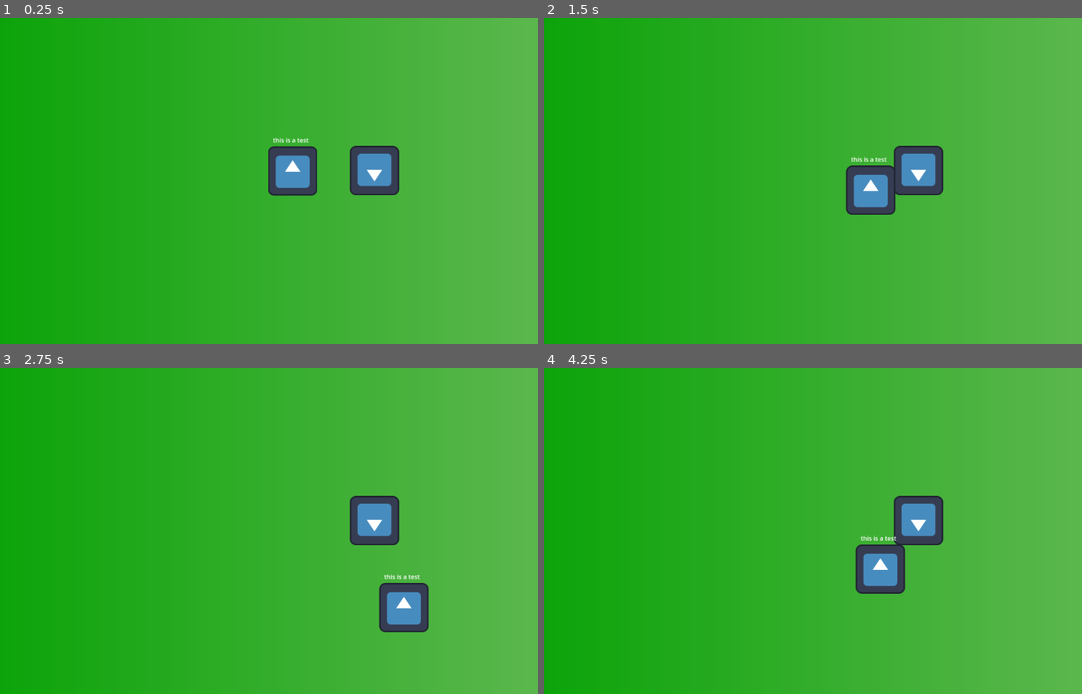
Above: before the commit, frames 1-4 (two rows, left to right).
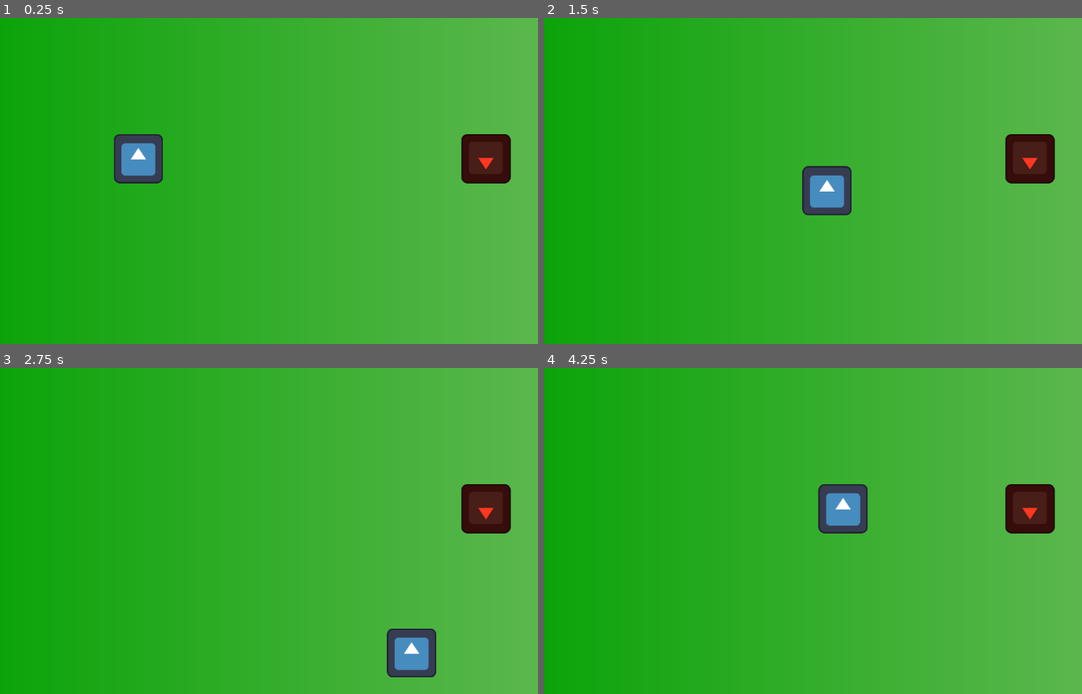
Above: after the commit, the same moments.

Repository: SussexPAL/gamedev-workshop-undertale
Game: Godot game, scene res://scenes/first_scene.tscn
The game is run twice, just before and just after one commit, with the same random seed, the same clock (stepped at 60 frames per second) and the same inputs. The engine's default icon, where the game draws it, is replaced by a stand-in: a white triangle on a blue panel in a dark square.
Inputs:
- Up to frame 1 (0.25 s): no input
- Up to frame 2 (1.5 s): tap Enter at 0.5 s; hold D (move_right) 0.53-1.28 s; tap F (interact, bound only after the commit) at 0.6, 1.35 s; hold S (move_down) from 1.28 s (still down)
- Up to frame 3 (2.75 s): release S (move_down) at 2.03 s; hold D (move_right) from 2.03 s (still down); tap F (interact, bound only after the commit) at 2.1 s
- Up to frame 4 (4.25 s): release D (move_right) at 2.78 s; hold W (move_up) 2.78-3.53 s; tap F (interact, bound only after the commit) at 2.85, 3.6 s; hold A (move_left) from 3.53 s (still down)

The runs differ from the first frame. In frame 1, 5.6% of the frame differs, in the area x 21-95%, y 35-55%; in frame 2, 5.4%; in frame 3, 5.5%; in frame 4, 5.6%, in the area x 50-95%, y 35-70%.

Commit message:
Add SignalManager, InteractableArea, and some refactoring

Diff:
--- a/project.godot
+++ b/project.godot
@@ -14,6 +14,14 @@
 run/main_scene="uid://baqji3wqh34ny"
 config/features=PackedStringArray("4.5", "GL Compatibility")
 config/icon="res://icon.svg"
+
+[autoload]
+
+SignalManager="*res://scripts/SignalManager.gd"
+
+[global_group]
+
+Player=""
 
 [input]
 
@@ -37,6 +45,21 @@
 "events": [Object(InputEventKey,"resource_local_to_scene":false,"resource_name":"","device":-1,"window_id":0,"alt_press …(192 unchanged characters)…
 ]
 }
+interact={
+"deadzone": 0.2,
+"events": [Object(InputEventKey,"resource_local_to_scene":false,"resource_name":"","device":-1,"window_id":0,"alt_pressed":false,"shift_pressed":false,"ctrl_pressed":false,"meta_pressed":false,"pressed":false,"keycode":0,"physical_keycode":70,"key_label":0,"unicode":102,"location":0,"echo":false,"script":null)
+]
+}
+rotate_left={
+"deadzone": 0.2,
+"events": [Object(InputEventKey,"resource_local_to_scene":false,"resource_name":"","device":-1,"window_id":0,"alt_pressed":false,"shift_pressed":false,"ctrl_pressed":false,"meta_pressed":false,"pressed":false,"keycode":0,"physical_keycode":81,"key_label":0,"unicode":113,"location":0,"echo":false,"script":null)
+]
+}
+rotate_right={
+"deadzone": 0.2,
+"events": [Object(InputEventKey,"resource_local_to_scene":false,"resource_name":"","device":-1,"window_id":0,"alt_pressed":false,"shift_pressed":false,"ctrl_pressed":false,"meta_pressed":false,"pressed":false,"keycode":0,"physical_keycode":69,"key_label":0,"unicode":101,"location":0,"echo":false,"script":null)
+]
+}
 
 [physics]
 
--- a/scenes/first_scene.tscn
+++ b/scenes/first_scene.tscn
@@ -1,7 +1,10 @@
-[gd_scene load_steps=6 format=3 uid="uid://baqji3wqh34ny"]
-
+[gd_scene load_steps=16 format=3 uid="uid://baqji3wqh34ny"]
+
+[ext_resource type="Script" uid="uid://wmnvbygpv4n6" path="res://scripts/NPC.gd" id="1_h1gsm"]
 [ext_resource type="Texture2D" uid="uid://dua71w0eg8th2" path="res://icon.svg" id="1_j4aoe"]
-[ext_resource type="Script" uid="uid://cuwk8lux24ovw" path="res://scripts/player_movement.gd" id="2_j4aoe"]
+[ext_resource type="Script" uid="uid://bkdhrx6w385ky" path="res://scripts/InteractableArea.gd" id="2_cmunl"]
+[ext_resource type="Script" uid="uid://cuwk8lux24ovw" path="res://scripts/Player.gd" id="2_j4aoe"]
+[ext_resource type="FontFile" uid="uid://buwy42dx6d2lq" path="res://fonts/Minecraft.ttf" id="3_d3xhb"]
 
 [sub_resource type="Gradient" id="Gradient_j4aoe"]
 colors = PackedColorArray(0, 0.6313726, 0, 1, 0.3721201, 0.72204155, 0.31473503, 1)
@@ -11,6 +14,132 @@
 
 [sub_resource type="RectangleShape2D" id="RectangleShape2D_j4aoe"]
 size = Vector2(121.67833, 125.87413)
+
+[sub_resource type="Animation" id="Animation_66tf5"]
+resource_name = "pulse"
+length = 0.13333668
+tracks/0/type = "value"
+tracks/0/imported = false
+tracks/0/enabled = true
+tracks/0/path = NodePath(".:scale")
+tracks/0/interp = 2
+tracks/0/loop_wrap = true
+tracks/0/keys = {
+"times": PackedFloat32Array(0, 0.033333335, 0.13333334),
+"transitions": PackedFloat32Array(1, 1, 1),
+"update": 0,
+"values": [Vector2(1, 1), Vector2(1.285, 1.285), Vector2(1, 1)]
+}
+
+[sub_resource type="Animation" id="Animation_hsfv8"]
+length = 0.001
+tracks/0/type = "value"
+tracks/0/imported = false
+tracks/0/enabled = true
+tracks/0/path = NodePath(".:scale")
+tracks/0/interp = 1
+tracks/0/loop_wrap = true
+tracks/0/keys = {
+"times": PackedFloat32Array(0),
+"transitions": PackedFloat32Array(1),
+"update": 0,
+"values": [Vector2(1, 1)]
+}
+
+[sub_resource type="AnimationLibrary" id="AnimationLibrary_opxuv"]
+_data = {
+&"RESET": SubResource("Animation_hsfv8"),
+&"pulse": SubResource("Animation_66tf5")
+}
+
+[sub_resource type="CircleShape2D" id="CircleShape2D_j4aoe"]
+radius = 161.37534
+
+[sub_resource type="Animation" id="Animation_h1gsm"]
+length = 0.001
+tracks/0/type = "value"
+tracks/0/imported = false
+tracks/0/enabled = true
+tracks/0/path = NodePath("Node2D:position")
+tracks/0/interp = 1
+tracks/0/loop_wrap = true
+tracks/0/keys = {
+"times": PackedFloat32Array(0),
+"transitions": PackedFloat32Array(1),
+"update": 0,
+"values": [Vector2(0, 0)]
+}
+tracks/1/type = "value"
+tracks/1/imported = false
+tracks/1/enabled = true
+tracks/1/path = NodePath("Node2D:scale")
+tracks/1/interp = 1
+tracks/1/loop_wrap = true
+tracks/1/keys = {
+"times": PackedFloat32Array(0),
+"transitions": PackedFloat32Array(1),
+"update": 0,
+"values": [Vector2(1, 1)]
+}
+tracks/2/type = "value"
+tracks/2/imported = false
+tracks/2/enabled = true
+tracks/2/path = NodePath("Node2D:rotation")
+tracks/2/interp = 1
+tracks/2/loop_wrap = true
+tracks/2/keys = {
+"times": PackedFloat32Array(0),
+"transitions": PackedFloat32Array(1),
+"update": 0,
+"values": [0.0]
+}
+
+[sub_resource type="Animation" id="Animation_d3xhb"]
+resource_name = "float"
+length = 7.0
+loop_mode = 1
+tracks/0/type = "value"
+tracks/0/imported = false
+tracks/0/enabled = true
+tracks/0/path = NodePath("Node2D:position")
+tracks/0/interp = 2
+tracks/0/loop_wrap = true
+tracks/0/keys = {
+"times": PackedFloat32Array(0, 3.3, 6.9666667),
+"transitions": PackedFloat32Array(1, 1, 1),
+"update": 0,
+"values": [Vector2(0, 0), Vector2(0, -6.745), Vector2(0, 0)]
+}
+tracks/1/type = "value"
+tracks/1/imported = false
+tracks/1/enabled = true
+tracks/1/path = NodePath("Node2D:scale")
+tracks/1/interp = 2
+tracks/1/loop_wrap = true
+tracks/1/keys = {
+"times": PackedFloat32Array(0, 2.5666666, 7),
+"transitions": PackedFloat32Array(1, 1, 1),
+"update": 0,
+"values": [Vector2(1, 1), Vector2(1.05, 1.05), Vector2(1, 1)]
+}
+tracks/2/type = "value"
+tracks/2/imported = false
+tracks/2/enabled = true
+tracks/2/path = NodePath("Node2D:rotation")
+tracks/2/interp = 2
+tracks/2/loop_wrap = true
+tracks/2/keys = {
+"times": PackedFloat32Array(0, 3.4333334, 7),
+"transitions": PackedFloat32Array(1, 1, 1),
+"update": 0,
+"values": [0.0, 0.01745329251994329, 0.0]
+}
+
+[sub_resource type="AnimationLibrary" id="AnimationLibrary_66tf5"]
+_data = {
+&"RESET": SubResource("Animation_h1gsm"),
+&"float": SubResource("Animation_d3xhb")
+}
 
 [node name="Scene" type="Node2D"]
 physics_interpolation_mode = 1
@@ -24,33 +153,68 @@
 position = Vector2(34, -2)
 scale = Vector2(1.3986014, 1.3986014)
 zoom = Vector2(0.765, 0.765)
-
-[node name="StaticBody2D" type="StaticBody2D" parent="."]
-position = Vector2(363, -29)
+process_callback = 0
+
+[node name="NPC_Jeremy" type="CharacterBody2D" parent="." node_paths=PackedStringArray("anim")]
+position = Vector2(652, -60)
+script = ExtResource("1_h1gsm")
+anim = NodePath("AnimationPlayer")
 metadata/_edit_group_ = true
 
-[node name="CollisionShape2D" type="CollisionShape2D" parent="StaticBody2D"]
+[node name="Collider" type="CollisionShape2D" parent="NPC_Jeremy"]
 shape = SubResource("RectangleShape2D_j4aoe")
 
-[node name="Sprite2D" type="Sprite2D" parent="StaticBody2D"]
+[node name="Sprite2D" type="Sprite2D" parent="NPC_Jeremy"]
+self_modulate = Color(0.99999994, 0.2157974, 0.12635109, 1)
 rotation = -3.1415925
 texture = ExtResource("1_j4aoe")
 
-[node name="Player" type="CharacterBody2D" parent="."]
+[node name="AnimationPlayer" type="AnimationPlayer" parent="NPC_Jeremy"]
+libraries = {
+&"": SubResource("AnimationLibrary_opxuv")
+}
+
+[node name="InteractableArea" type="Area2D" parent="NPC_Jeremy" node_paths=PackedStringArray("input_prompt", "prompt_animator")]
+script = ExtResource("2_cmunl")
+input_prompt = NodePath("Node2D/Label")
+prompt_animator = NodePath("AnimationPlayer")
+
+[node name="InteractionRange" type="CollisionShape2D" parent="NPC_Jeremy/InteractableArea"]
+shape = SubResource("CircleShape2D_j4aoe")
+
+[node name="Node2D" type="Node2D" parent="NPC_Jeremy/InteractableArea"]
+
+[node name="Label" type="Label" parent="NPC_Jeremy/InteractableArea/Node2D"]
+anchors_preset = 5
+anchor_left = 0.5
+anchor_right = 0.5
+offset_left = -70.0
+offset_right = 70.0
+offset_bottom = 23.0
+grow_horizontal = 2
+size_flags_horizontal = 4
+theme_override_fonts/font = ExtResource("3_d3xhb")
+text = "[F] TO INTERACT"
+horizontal_alignment = 1
+vertical_alignment = 1
+
+[node name="AnimationPlayer" type="AnimationPlayer" parent="NPC_Jeremy/InteractableArea"]
+libraries = {
+&"": SubResource("AnimationLibrary_66tf5")
+}
+
+[node name="Player" type="CharacterBody2D" parent="." groups=["Player"]]
 physics_interpolation_mode = 1
+position = Vector2(-249, -60)
 script = ExtResource("2_j4aoe")
+move_speed = 500.0
+metadata/_edit_group_ = true
 
 [node name="CollisionShape2D" type="CollisionShape2D" parent="Player"]
-position = Vector2(153, -28.000004)
 shape = SubResource("RectangleShape2D_j4aoe")
 
 [node name="Player" type="Sprite2D" parent="Player"]
-position = Vector2(151, -28)
 texture = ExtResource("1_j4aoe")
 
-[node name="Label" type="Label" parent="Player"]
-offset_left = 100.0
-offset_top = -120.0
-offset_right = 202.0
-offset_bottom = -80.0
-text = "this is a test"
+[connection signal="body_entered" from="NPC_Jeremy/InteractableArea" to="NPC_Jeremy/InteractableArea" method="_on_body_entered"]
+[connection signal="body_exited" from="NPC_Jeremy/InteractableArea" to="NPC_Jeremy/InteractableArea" method="_on_body_exited"]
--- /dev/null
+++ b/scripts/InteractableArea.gd
@@ -0,0 +1,34 @@
+extends Area2D
+class_name InteractableArea
+
+var player_nearby:bool = false
+@export var input_prompt:Label # Label object containing the prompt text
+@export var prompt_animator:AnimationPlayer # Node responsible for animating the input prompt
+
+signal SUCCESSFUL_INTERACT
+
+
+# Called once on startup
+func _ready() -> void:
+	SignalManager.PLAYER_INTERACT_REQUEST.connect(_on_player_interact_request) # Tell the _on_player_interact function to call if PLAYER_INTERACT signal is received
+	input_prompt.hide() # Hide input prompt unless player is nearby
+	prompt_animator.play("float") # Always play the float animation - doesn't matter if hidden
+
+
+# Emits a signal on succesful player interact
+func _on_player_interact_request():
+	if player_nearby:
+		SUCCESSFUL_INTERACT.emit()
+
+
+# Called whenever a body enters this Area2D
+func _on_body_entered(body: Node2D) -> void:
+	if body.is_in_group("Player"):
+		player_nearby = true
+		input_prompt.show()
+
+# Called whenever a body exits this Area2D
+func _on_body_exited(body: Node2D) -> void:
+	if body.is_in_group("Player"):
+		player_nearby = false
+		input_prompt.hide()
--- /dev/null
+++ b/scripts/NPC.gd
@@ -0,0 +1,10 @@
+extends CharacterBody2D
+
+@export var anim:AnimationPlayer
+
+func _ready() -> void:
+	$InteractableArea.SUCCESSFUL_INTERACT.connect(_on_successful_interact) # "Call _on_successful_interact when SUCCESSFUL_INTERACT signal is received"
+
+func _on_successful_interact():
+	print("The player tried to interact with me!")
+	anim.play("pulse")
--- /dev/null
+++ b/scripts/Player.gd
@@ -0,0 +1,33 @@
+extends CharacterBody2D
+
+# Export variables - can be easily changed from the inspector window
+@export var move_speed:float = 300
+@export var rotate_speed:float = .15
+
+# Global variables - accessible by all functions in this script
+var movement_input:Vector2 # Defines what direction the player is trying to move
+var rotate_input:float # Defines what direction the player is trying to rotate
+var busy:bool = false # Player cannot interact when busy
+
+# Called every frame (framerate varies)
+func _process(_delta):
+	manage_input()
+
+# Called every physics update (consistent rate)
+func _physics_process(_delta):
+	velocity = movement_input * move_speed 		# Set player velocity based on most recent input
+	move_and_slide() 							# Move player based on current velocity
+	rotation += rotate_input * rotate_speed 	# Rotate the player, just for fun
+
+# Responsible for reading player input
+func manage_input():
+	# WASD Movement
+	movement_input = Vector2(						# Type is Vector2 (x, y)
+		Input.get_axis("move_left", "move_right"),	# Returns 1 to move right, -1 to move left
+		Input.get_axis("move_up", "move_down")		# Returns 1 to move up, -1 to move down
+		).normalized() 								# Normalize the input vector (diagonal movement should have magnitude of 1)
+	# QE Rotation
+	rotate_input = Input.get_axis("rotate_left", "rotate_right")
+	# Interact
+	if Input.is_action_just_pressed("interact") && not busy:
+		SignalManager.PLAYER_INTERACT_REQUEST.emit()
--- /dev/null
+++ b/scripts/SignalManager.gd
@@ -0,0 +1,8 @@
+extends Node
+"""
+This class is responsible for emitting global signals for nodes to listen to.
+It should be added as an autoload - it will be present in every single scene.
+
+Should be accessed via $SignalManager
+"""
+signal PLAYER_INTERACT_REQUEST # Emits when player presses the interact key
--- a/scripts/player_movement.gd
+++ /dev/null
@@ -1,19 +0,0 @@
-extends CharacterBody2D
-
-# Export variables - can be easily changed from the inspector window
-@export var move_speed:float = 300
-
-# Global variables - accessible by all functions in this script
-var movement_input:Vector2 # Defines what direction the player is trying to move
-
-# Called every frame (framerate varies)
-func _process(_delta):
-	movement_input = Vector2(						# Type is Vector2 (x, y)
-		Input.get_axis("move_left", "move_right"),	# Returns 1 to move right, -1 to move left
-		Input.get_axis("move_up", "move_down")		# Returns 1 to move up, -1 to move down
-		).normalized() 								# Normalize the input vector (diagonal movement should have magnitude of 1)
-
-# Called every physics update (consistent rate)
-func _physics_process(_delta):
-	velocity = movement_input * move_speed 		# Set player velocity based on most recent input
-	move_and_slide() 							# Move player based on current velocity
Binary file added: fonts/Minecraft.ttf
Not shown, added: fonts/Minecraft.ttf.import
Not shown, added: scripts/InteractableArea.gd.uid
Not shown, added: scripts/NPC.gd.uid
Renamed: scripts/player_movement.gd.uid -> scripts/Player.gd.uid
Not shown, added: scripts/SignalManager.gd.uid
